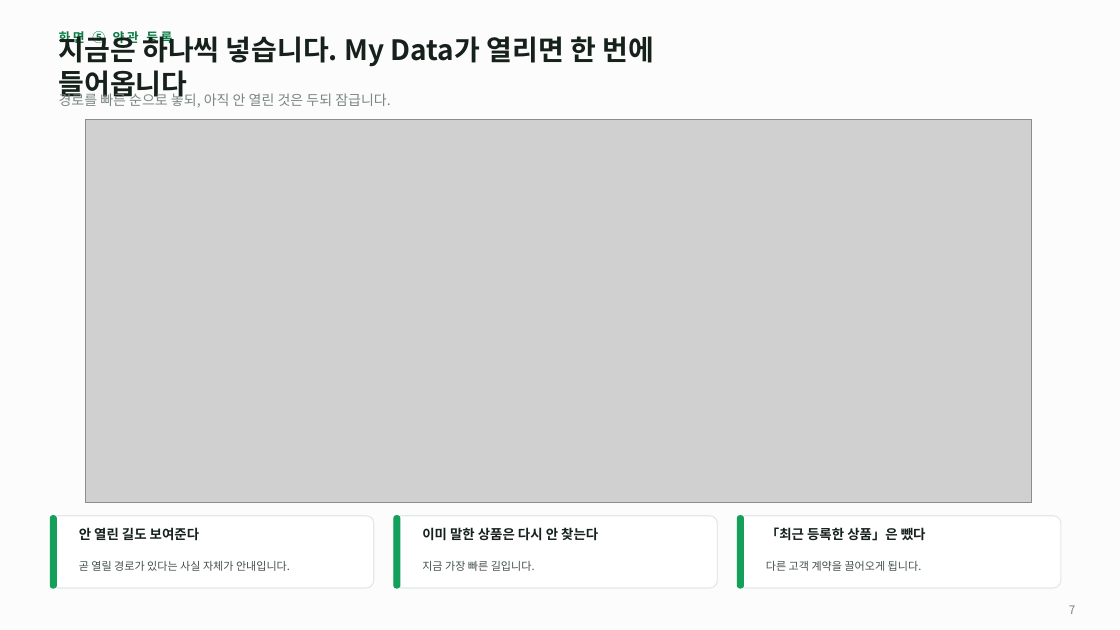
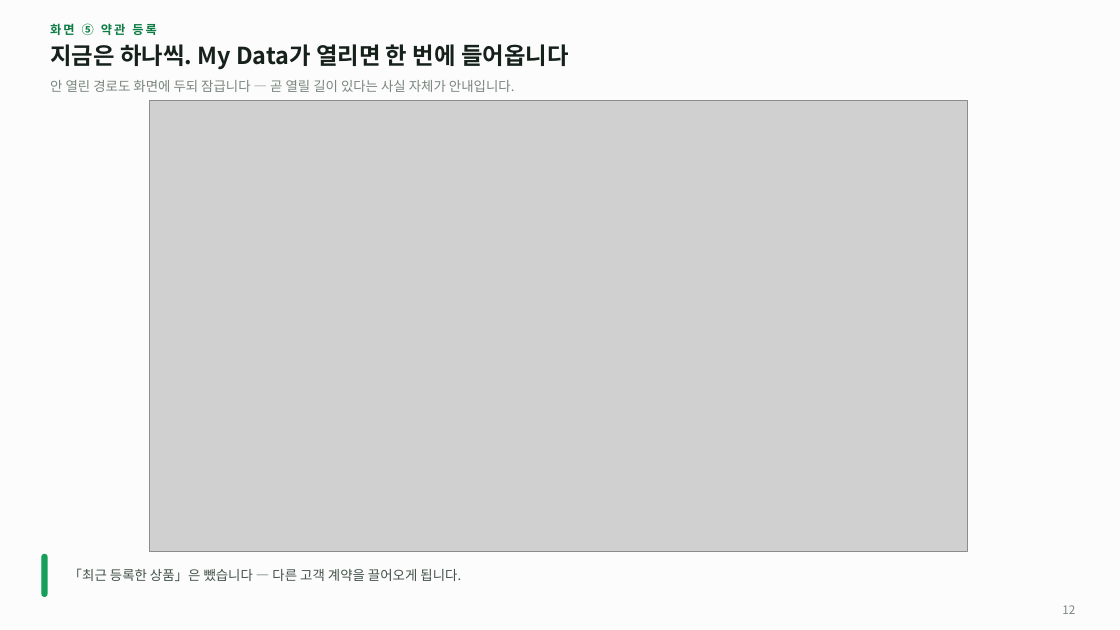
Before and after one commit to acathy870928-hash/chacha6377, a slide deck: slide 12 of docs/Insurance_AI_상담설계.pptx (slide 7 before the commit). Drawn at 1120x630 pixels with LibreOffice and Linux fonts; fonts in the diff are those of the drawing; grey boxes stand for pictures. Boxes give left, top, right and bottom in pixels: in the first picture for what was removed or moved away, otherwise in the second. Text is boxed around its words. In the diff, an @@ line names an element or a change of style, - is before the commit and + after.

```diff
--- a/docs/Insurance_AI_상담설계.pptx
+++ b/docs/Insurance_AI_상담설계.pptx
@@ text "화면 ⑤ 약관 등록": place and size @@
-text "화면 ⑤ 약관 등록" at [59,28,172,46]
+text "화면 ⑤ 약관 등록" at [50,23,157,35]
@@ text "화면 ⑤ 약관 등록" at [50,23,157,35]: size 11 to 10.5 pt, letter spacing 2 to 1.8 pt @@
@@ text at [50,44,568,69]: text changed; size 24 to 20 pt @@
-지금은 하나씩 넣습니다. My Data가 열리면 한 번에 들어옵니다
+지금은 하나씩. My Data가 열리면 한 번에 들어옵니다
@@ text at [50,80,515,92]: text changed; size 12 to 11.5 pt @@
-경로를 빠른 순으로 놓되, 아직 안 열린 것은 두되 잠급니다.
+안 열린 경로도 화면에 두되 잠급니다 — 곧 열릴 길이 있다는 사실 자체가 안내입니다.
@@ picture: place and size @@
-picture at [86,119,1033,502]
+picture at [150,101,968,551]
@@ rounded rectangle removed at [50,516,374,588] @@
@@ text removed at [79,527,199,541] @@
-안 열린 길도 보여준다
@@ rounded rectangle removed at [394,516,718,588] @@
@@ rounded rectangle removed at [394,516,400,588] @@
@@ text removed at [422,527,598,541] @@
-이미 말한 상품은 다시 안 찾는다
@@ rounded rectangle removed at [738,516,1061,588] @@
@@ rounded rectangle removed at [738,516,744,588] @@
@@ text removed at [766,527,926,541] @@
-「최근 등록한 상품」은 뺐다
@@ rounded rectangle: place and size @@
-rounded rectangle at [50,516,56,588]
+rounded rectangle at [42,555,47,597]
@@ rounded rectangle at [42,555,47,597]: proportions changed @@
@@ text at [69,568,461,581]: text changed; size 9.5 to 11.5 pt @@
-다른 고객 계약을 끌어오게 됩니다.
+「최근 등록한 상품」은 뺐습니다 — 다른 고객 계약을 끌어오게 됩니다.
@@ text removed at [79,561,290,571] @@
-곧 열릴 경로가 있다는 사실 자체가 안내입니다.
@@ text removed at [422,561,535,571] @@
-지금 가장 빠른 길입니다.
@@ text at [1062,605,1075,614]: text changed @@
-7
+12
```
Also in this commit, not shown: 3 other slides changed, 8 slides added, 1 slide removed, 8 other files.
